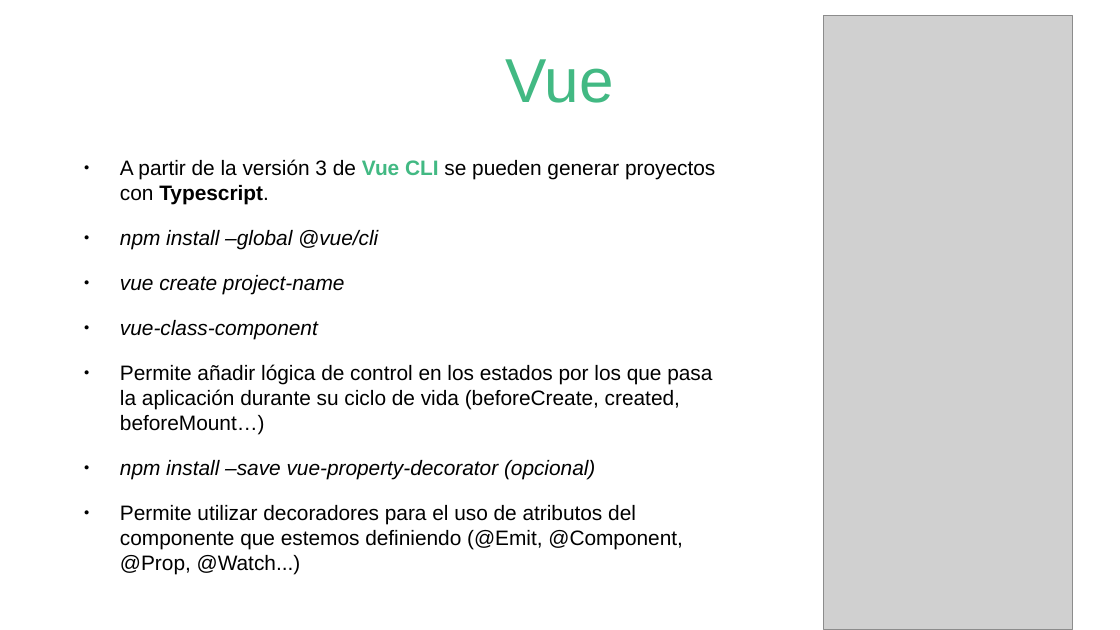
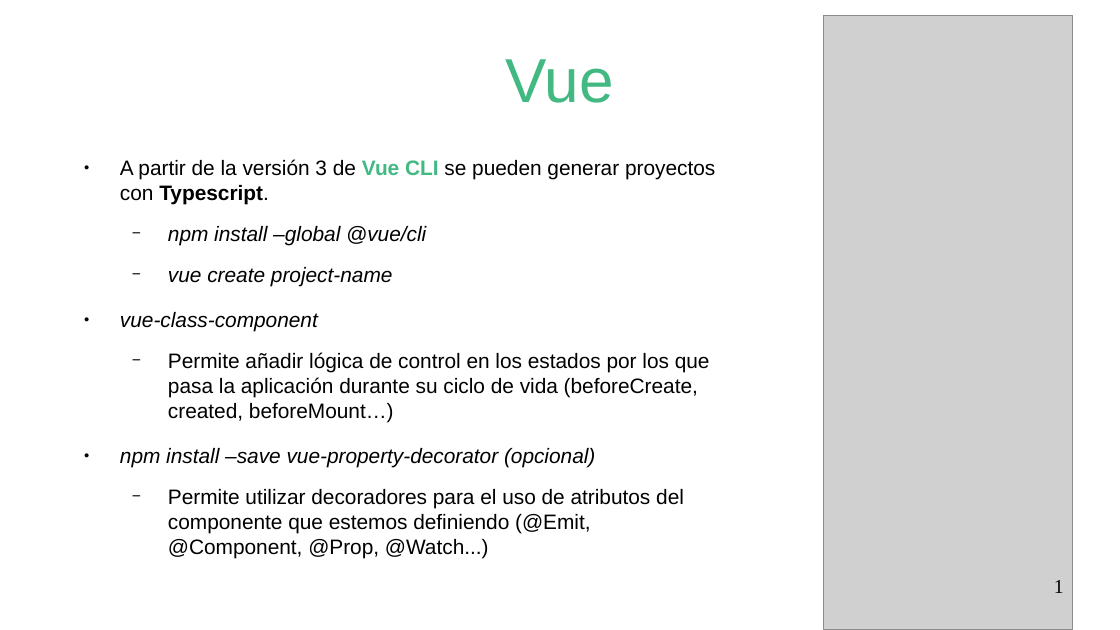
Before and after one commit to xino1010/vue-nest-arduino, a slide deck: slide 1 of presentacion/presentacion.odp. Drawn at 1120x630 pixels with LibreOffice and Linux fonts; fonts in the diff are those of the drawing; grey boxes stand for pictures. Boxes give left, top, right and bottom in pixels: in the first picture for what was removed or moved away, otherwise in the second. Text is boxed around its words. In the diff, an @@ line names an element or a change of style, - is before the commit and + after.

```diff
--- a/presentacion/presentacion.odp
+++ b/presentacion/presentacion.odp
@@ text at box(168, 226, 710, 559): bullet ● to −; list level 1 to 2 in "npm install –global @vue/cli"; list level 1 to 2 in "vue create project-name"; list level 1 to 2 in "Permite añadir lógica de control ..."; list level 1 to 2 in "Permite utilizar decoradores para el ..." @@
@@ page number added at box(1054, 580, 1064, 593), 14 pt, text #000000 @@
+1
```
Also in this commit, not shown: 13 other slides changed, 2 slides added, 1 slide removed, 9 other files.
